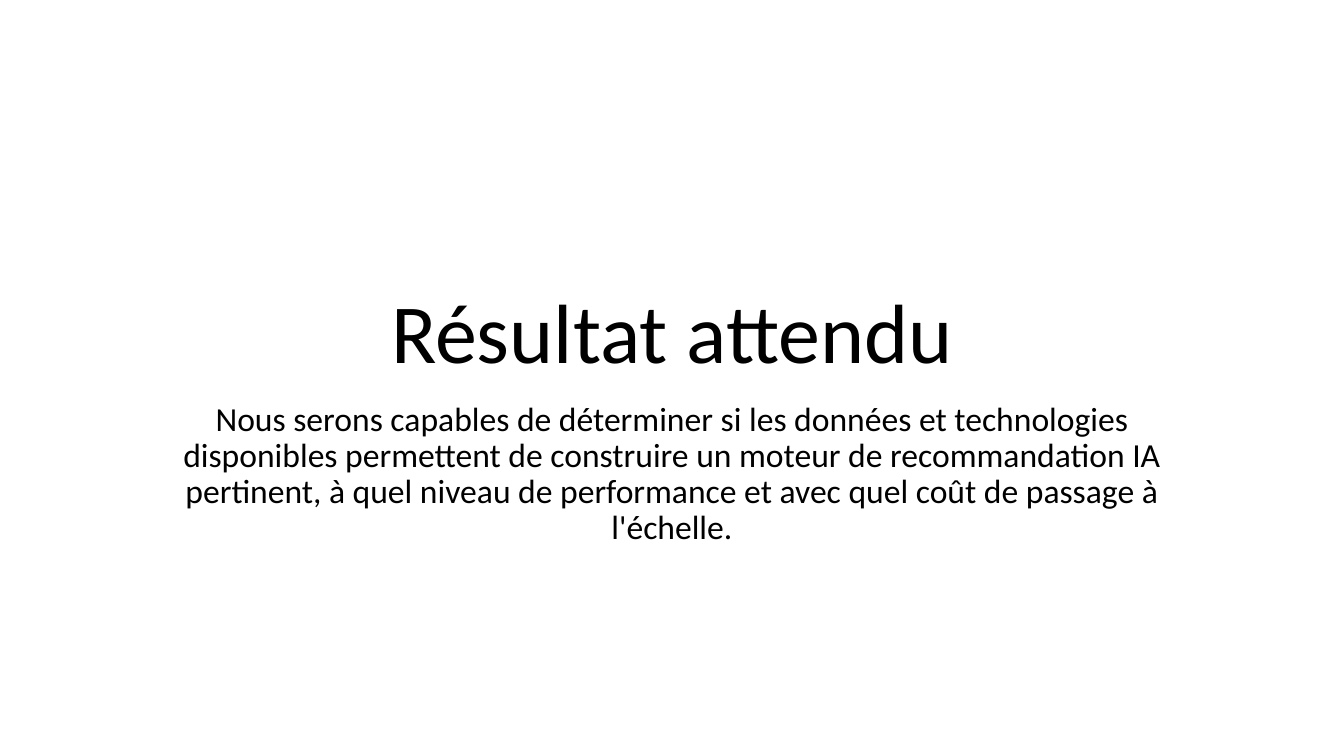
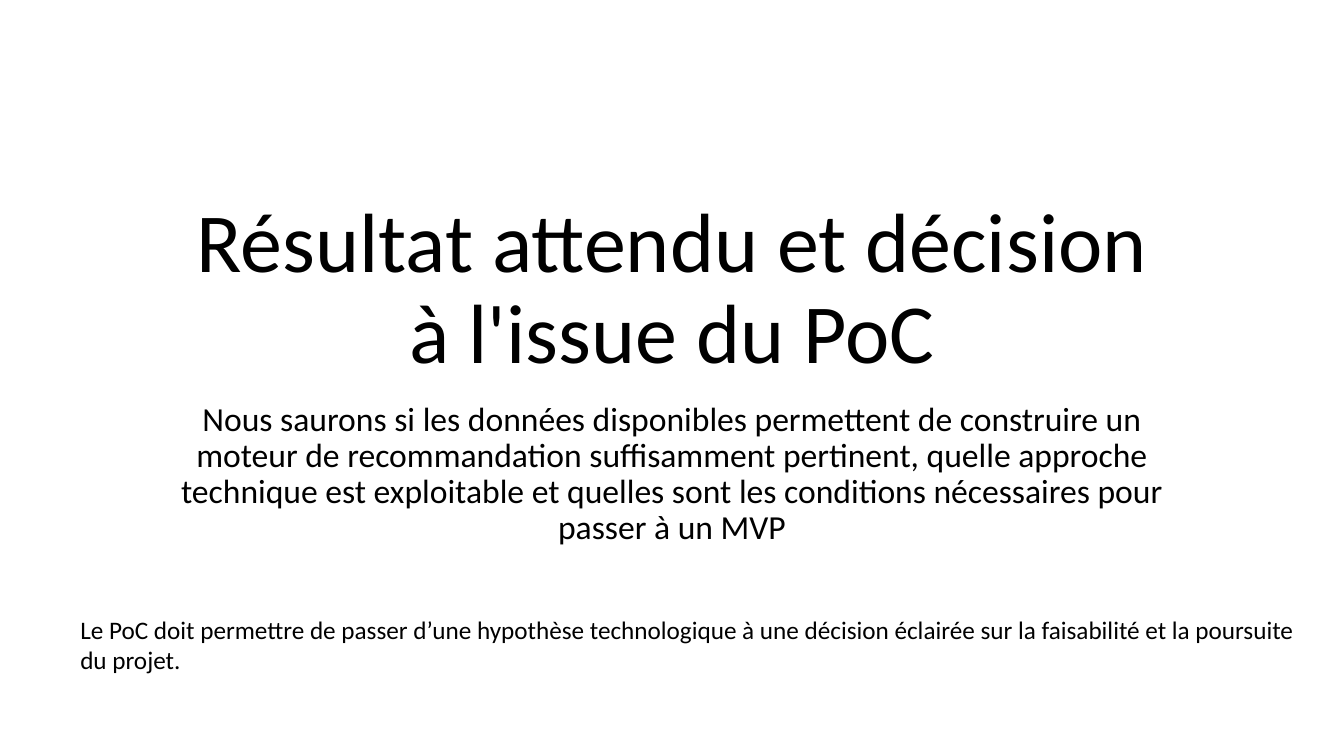
Before and after one commit to Ace4teaM/OCR-FashionInsta, a slide deck: slide 31 of POC.pptx (slide 6 before the commit). Drawn at 1344x756 pixels with LibreOffice and Linux fonts; fonts in the diff are those of the drawing. Boxes give left, top, right and bottom in pixels: in the first picture for what was removed or moved away, otherwise in the second. Text is boxed around its words. In the diff, an @@ line names an element or a change of style, - is before the commit and + after.

Commit message:
approche du PoC plus approfondie

```diff
--- a/POC.pptx
+++ b/POC.pptx
@@ title at [197, 213, 1147, 364]: text changed @@
-Résultat attendu
+Résultat attendu et décision à l'issue du PoC
@@ subtitle at [181, 407, 1163, 545]: text changed @@
-Nous serons capables de déterminer si les données et technologies disponibles permettent de construire un moteur de recommandation IA pertinent, à quel niveau de performance et avec quel coût de passage à l'échelle.
+Nous saurons si les données disponibles permettent de construire un moteur de recommandation suffisamment pertinent, quelle approche technique est exploitable et quelles sont les conditions nécessaires pour passer à un MVP
@@ text added at [80, 621, 1293, 674], 18 pt, text #000000 @@
+Le PoC doit permettre de passer d’une hypothèse technologique à une décision éclairée sur la faisabilité et la poursuite du projet.
```
Also in this commit, not shown: 30 slides added, 5 slides removed.
